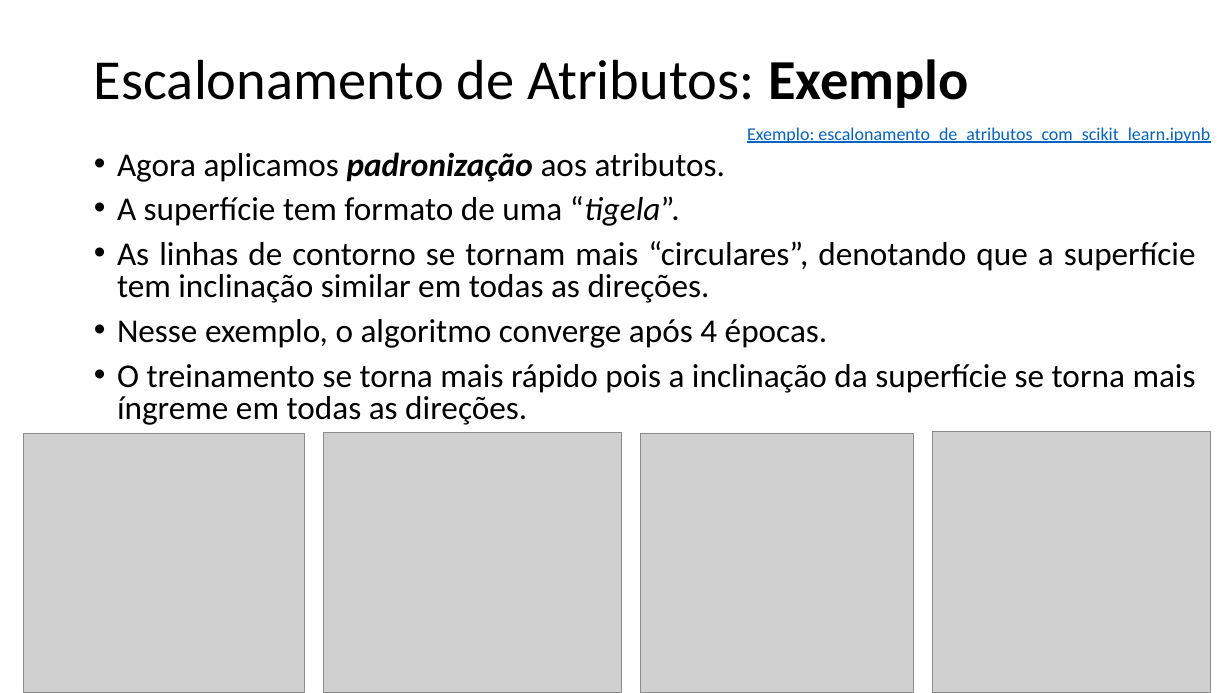
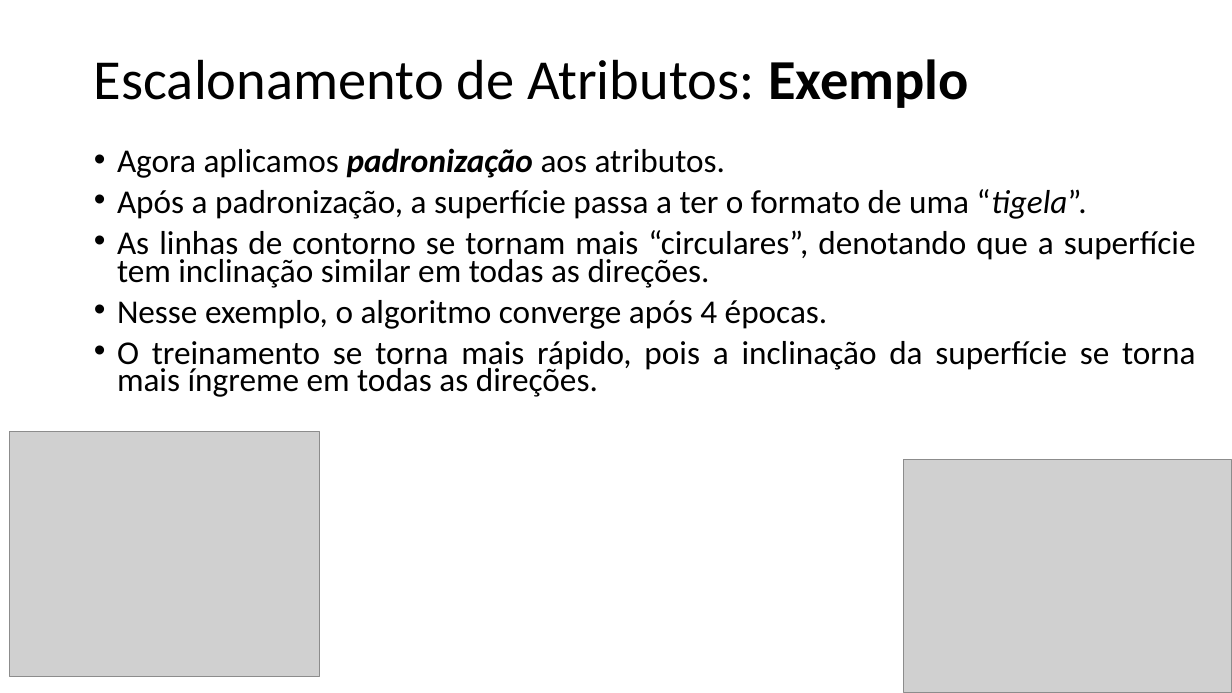
Before and after one commit to zz4fap/t319_aprendizado_de_maquina, a slide deck: slide 10 of slides/T319_Regressão_Linear (Escalonamento de Atributos).pptx. Drawn at 1232x693 pixels with LibreOffice and Linux fonts; fonts in the diff are those of the drawing; grey boxes stand for pictures. Boxes give left, top, right and bottom in pixels: in the first picture for what was removed or moved away, otherwise in the second. Text is boxed around its words. In the diff, an @@ line names an element or a change of style, - is before the commit and + after.

Commit message:
update of slides

```diff
--- a/slides/T319_Regressão_Linear (Escalonamento de Atributos).pptx
+++ b/slides/T319_Regressão_Linear (Escalonamento de Atributos).pptx
@@ text at [117, 148, 1196, 329]: line spacing 0.8 to 0.7 @@
@@ text removed at [747, 127, 1210, 143] @@
-Exemplo: escalonamento_de_atributos_com_scikit_learn.ipynb
@@ text at [117, 189, 1087, 219]: text changed @@
-• A superfície tem formato de uma “tigela”.
+• Após a padronização, a superfície passa a ter o formato de uma “tigela”.
@@ text at [117, 341, 1195, 397]: text changed @@
-• O treinamento se torna mais rápido pois a inclinação da superfície se torna mais íngreme em todas as direções.
+• O treinamento se torna mais rápido, pois a inclinação da superfície se torna mais íngreme em todas as direções.
@@ picture: place and size @@
-picture at [24, 434, 304, 693]
+picture at [9, 432, 320, 677]
@@ picture removed at [323, 433, 621, 693] @@
@@ picture removed at [640, 433, 914, 693] @@
@@ picture: place and size @@
-picture at [933, 432, 1211, 692]
+picture at [904, 459, 1232, 693]
```
Also in this commit, not shown: 3 other slides changed, 3 other files.
